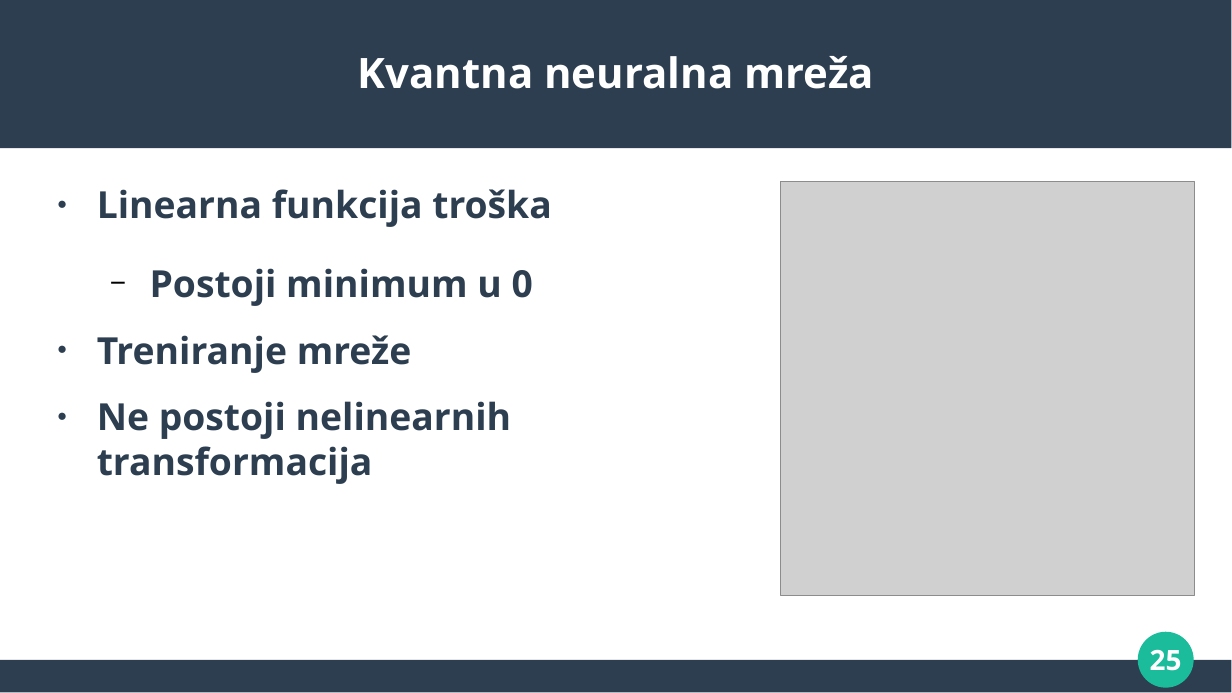
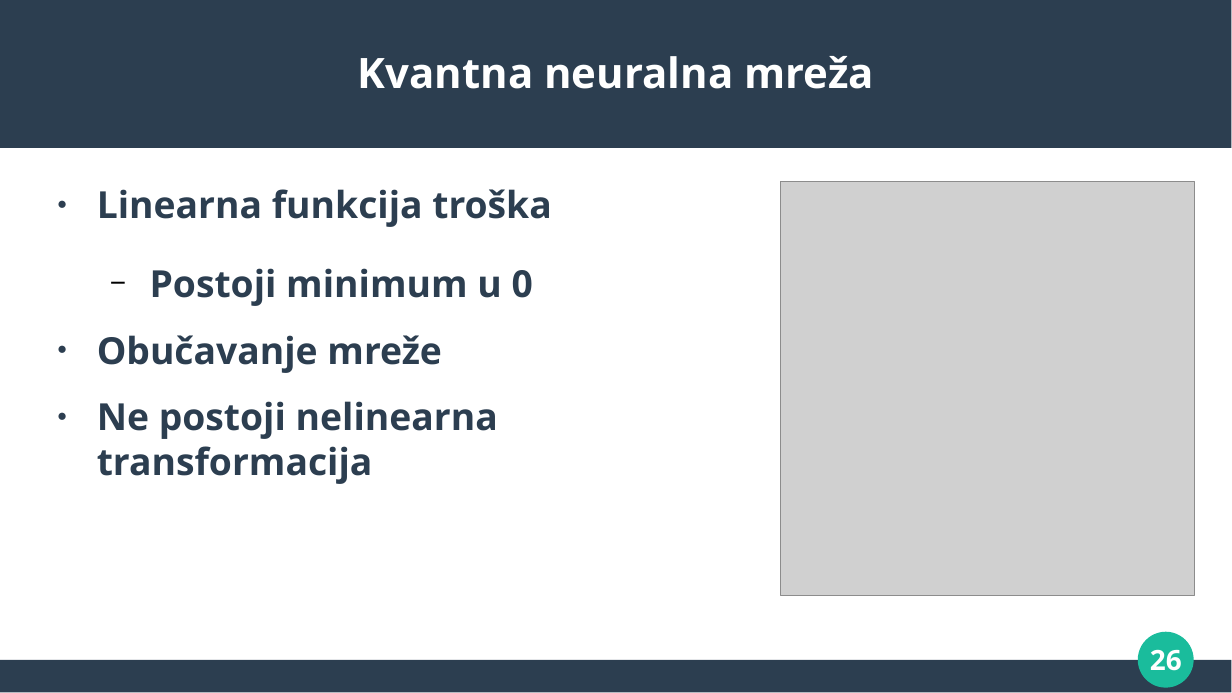
Before and after one commit to MilanBojic1999/Diplomski, a slide deck: slide 26 of presentation/Diplomski - prezentacija.pptx (slide 25 before the commit). Drawn at 1232x693 pixels with LibreOffice and Linux fonts; fonts in the diff are those of the drawing; grey boxes stand for pictures. Boxes give left, top, right and bottom in pixels: in the first picture for what was removed or moved away, otherwise in the second. Text is boxed around its words. In the diff, an @@ line names an element or a change of style, - is before the commit and + after.

```diff
--- a/presentation/Diplomski - prezentacija.pptx
+++ b/presentation/Diplomski - prezentacija.pptx
@@ text at (97,335,498,484): text changed @@
-● Treniranje mreže
-● Ne postoji nelinearnih
-  transformacija
+● Obučavanje mreže
+● Ne postoji nelinearna
+  transformacija
@@ page number at (1150,649,1182,671): text changed @@
-25
+26
```
Also in this commit, not shown: 25 other slides changed, 2 slides added, 1 other file.
